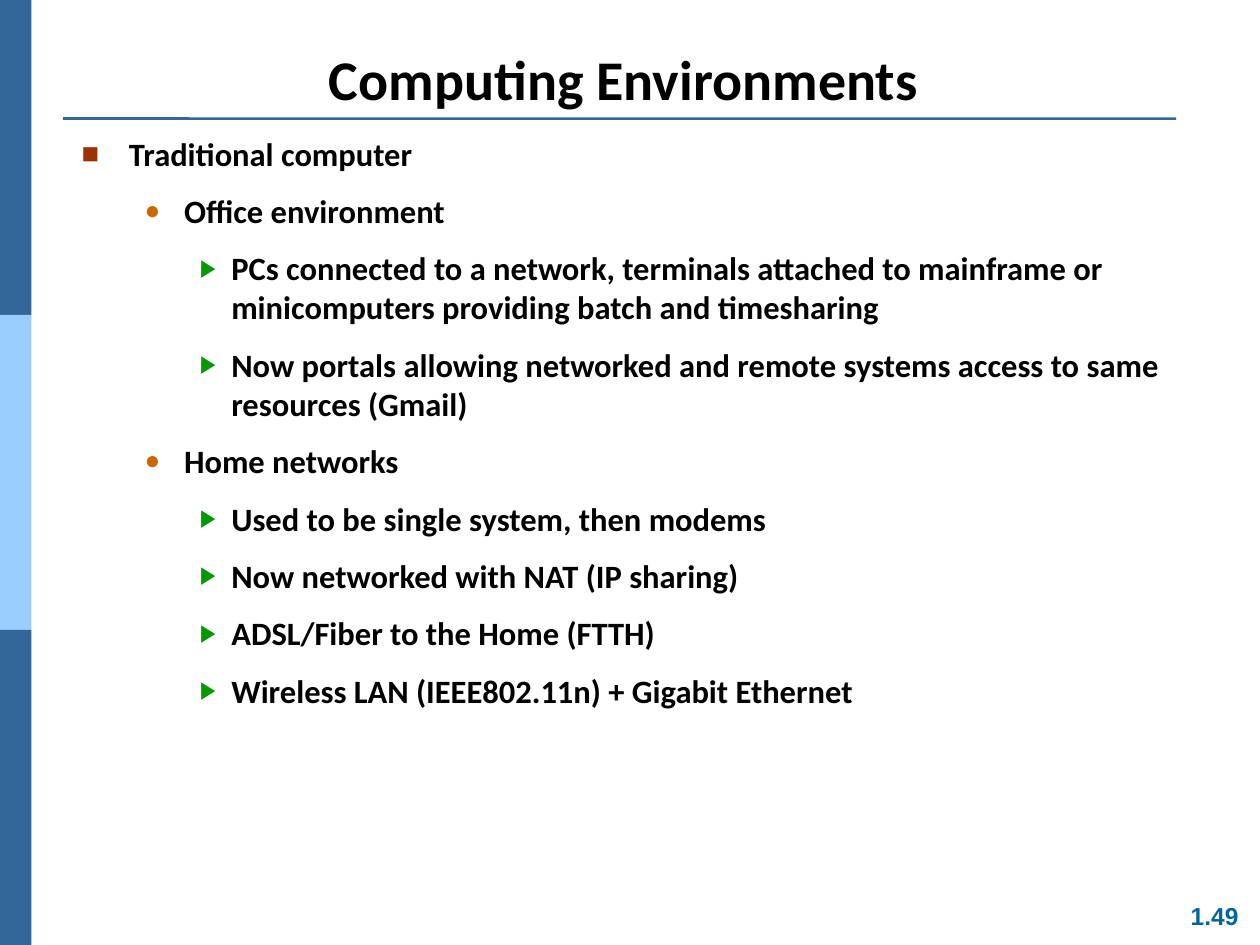
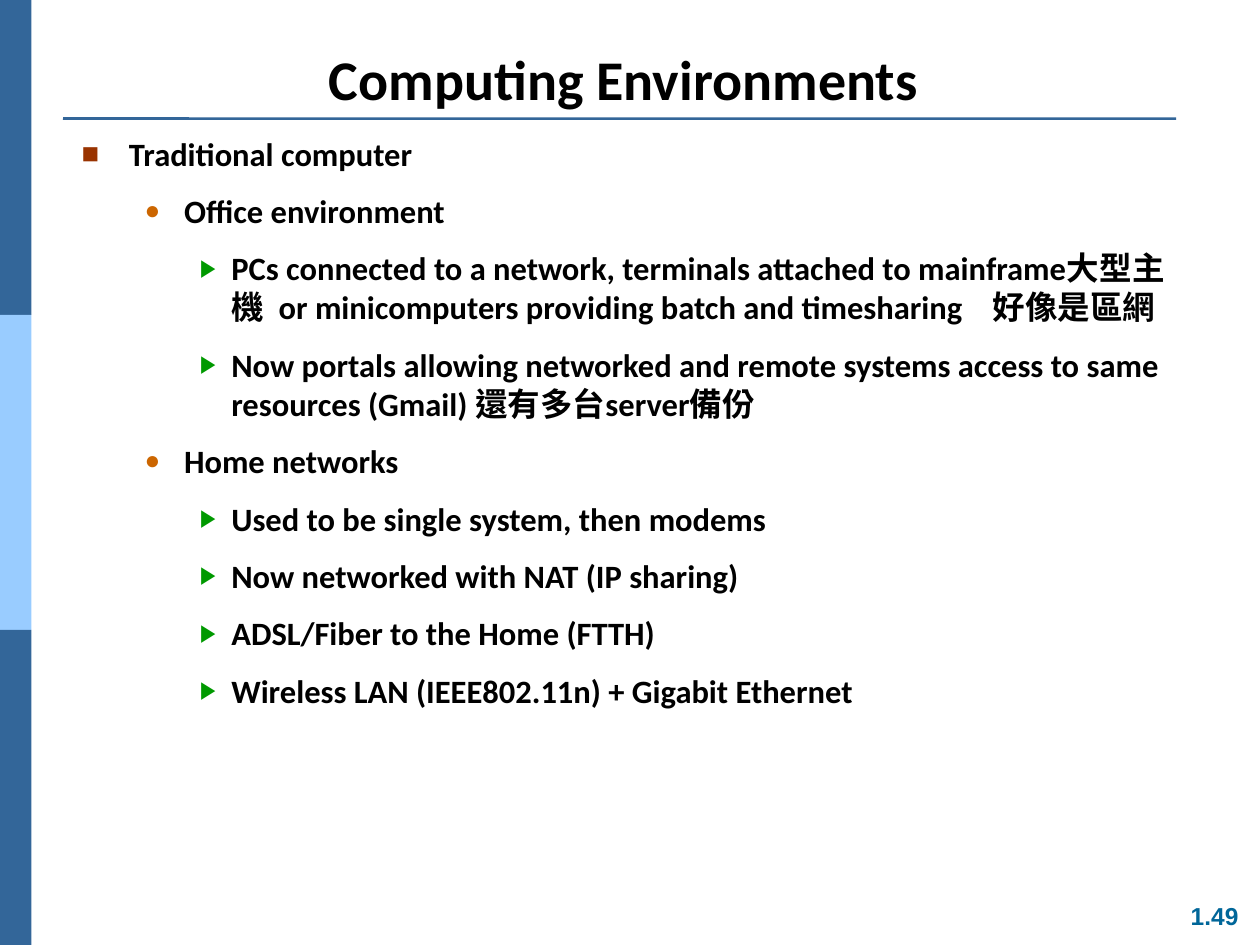
Before and after one commit to Yang09701194/OS_Learning, a slide deck: slide 49 of ch01.ppt. Drawn at 1260x945 pixels with LibreOffice and Linux fonts; fonts in the diff are those of the drawing. Boxes give left, top, right and bottom in pixels: in the first picture for what was removed or moved away, otherwise in the second. Text is boxed around its words. In the diff, an @@ line names an element or a change of style, - is before the commit and + after.

```diff
--- a/ch01.ppt
+++ b/ch01.ppt
@@ text at [231, 257, 1159, 421]: text changed @@
-    ▶ PCs connected to a network, terminals attached to mainframe or minicomputers providing batch and timesharing
-    ▶ Now portals allowing networked and remote systems access to same resources (Gmail)
+    ▶ PCs connected to a network, terminals attached to mainframe大型主機 or minicomputers providing batch and timesharing 好像是區網
+    ▶ Now portals allowing networked and remote systems access to same resources (Gmail) 還有多台server備份
```
Also in this commit, not shown: 7 other slides changed, 1 other file.
